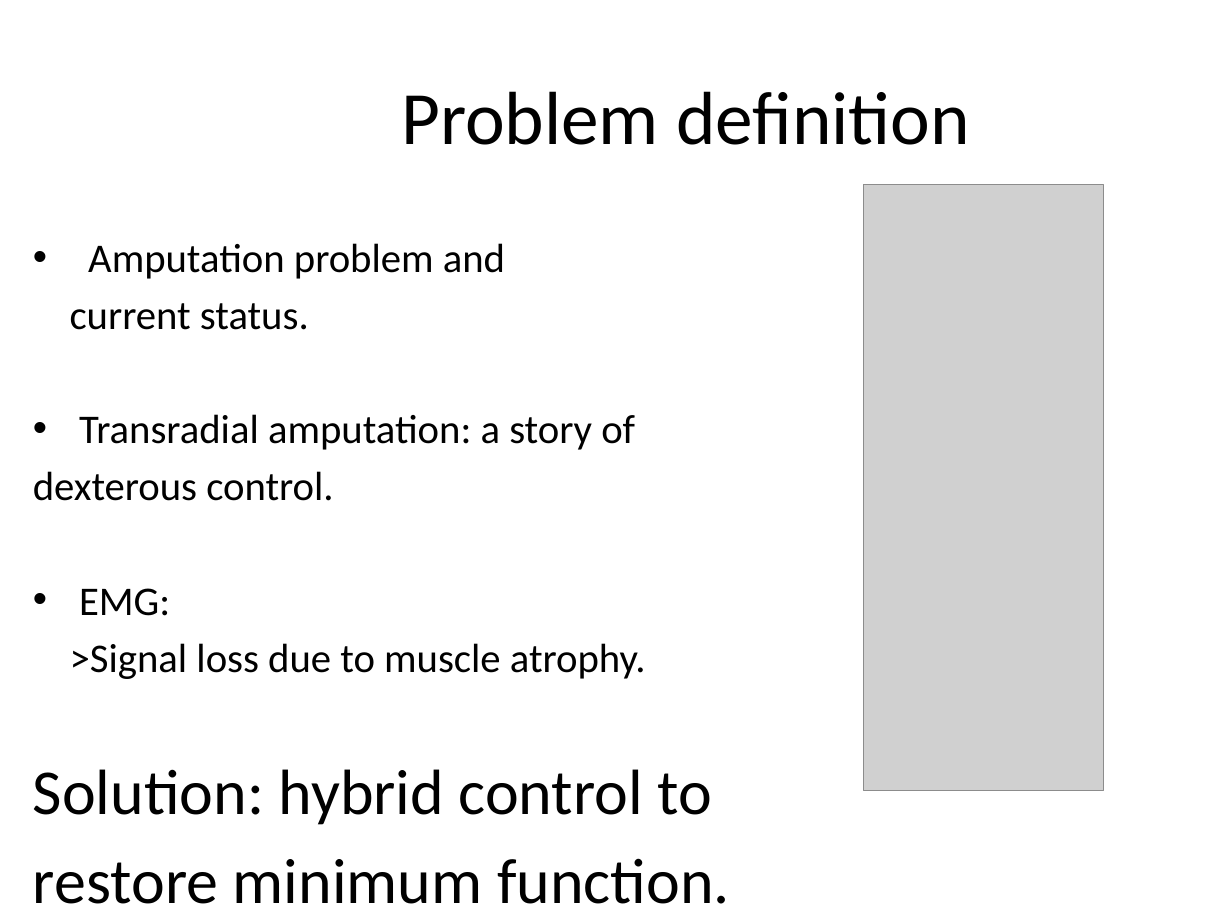
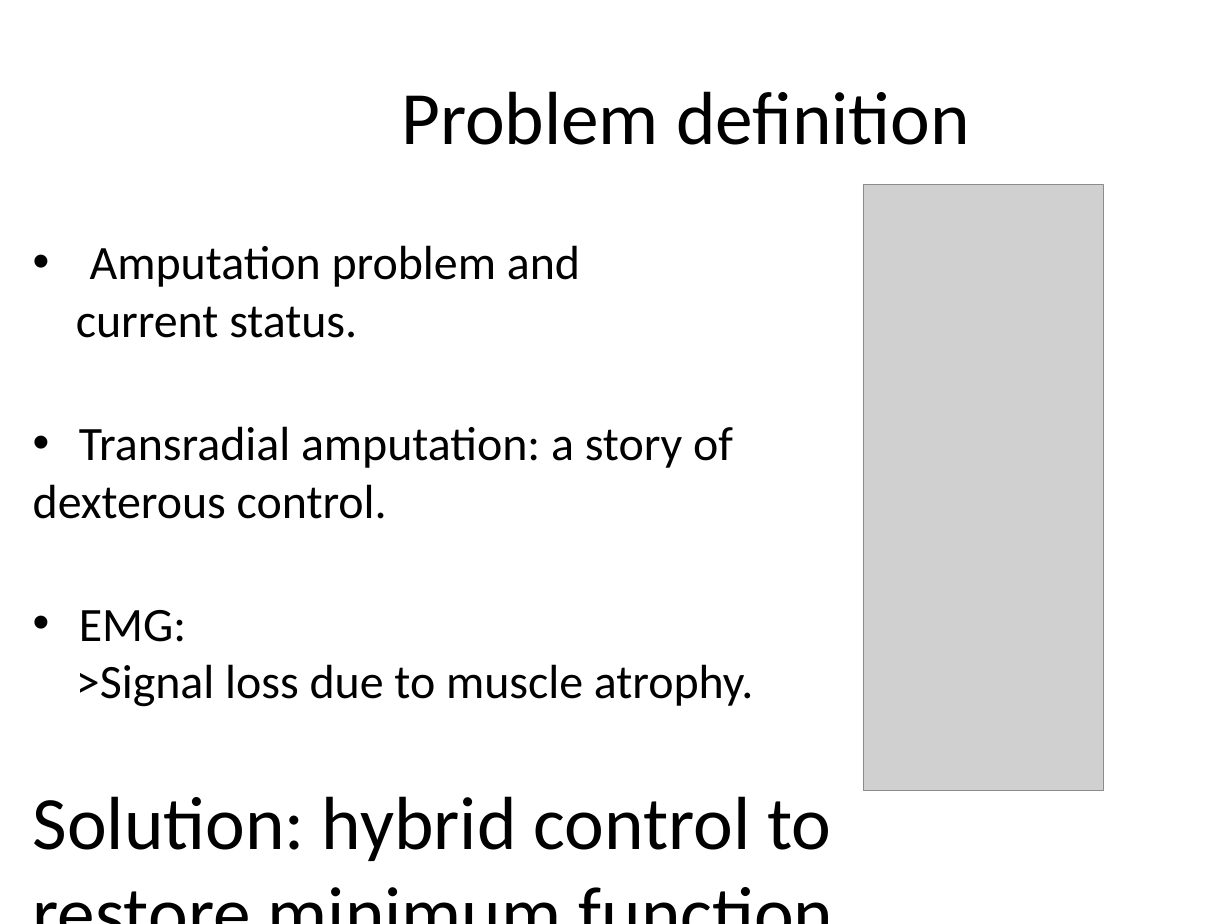
Before and after one commit to hananabilabd/Computer-Vision-and-Neural-Machine-Interface-for-Upper-Limb-Prostheses, a slide deck: slide 4 of GP_presentation.pptx. Drawn at 1232x924 pixels with LibreOffice and Linux fonts; fonts in the diff are those of the drawing; grey boxes stand for pictures. Boxes give left, top, right and bottom in pixels: in the first picture for what was removed or moved away, otherwise in the second. Text is boxed around its words. In the diff, an @@ line names an element or a change of style, - is before the commit and + after.

```diff
--- a/GP_presentation.pptx
+++ b/GP_presentation.pptx
@@ text "Amputation problem and" at (33, 245, 831, 861): size 23.8 to 28 pt in "Amputation problem and", "current status.", "Transradial amputation: a story of", "dexterous control." and 2 more places; size 37.4 to 44 pt in "Solution: hybrid control to", "restore minimum function."; indent changed; less space between paragraphs @@
```
Also in this commit, not shown: 15 other slides changed, 2 slides added.
